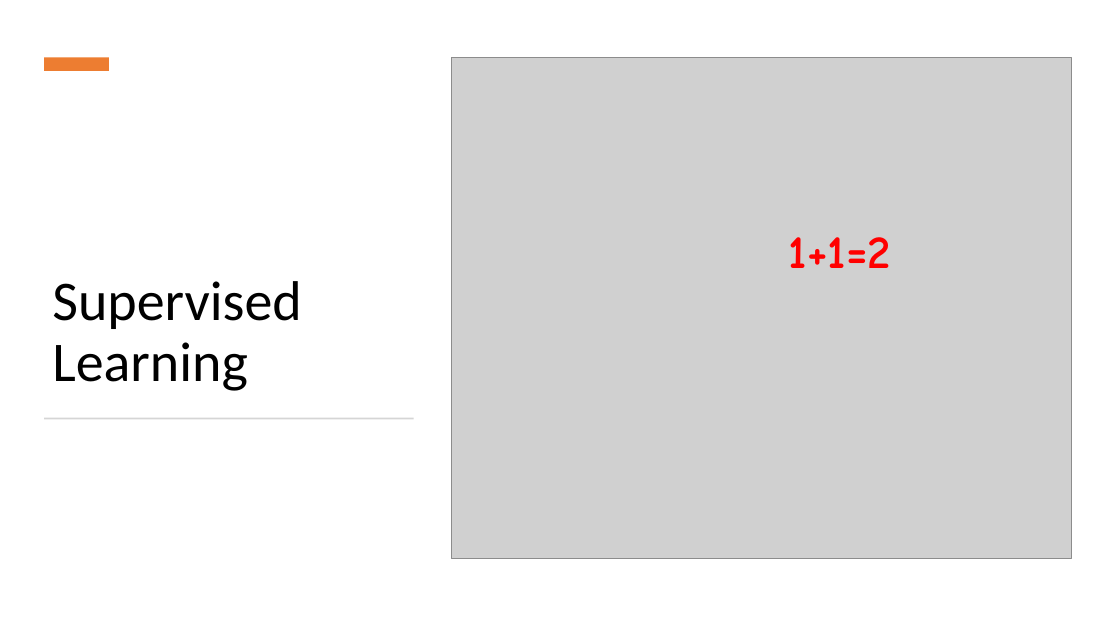
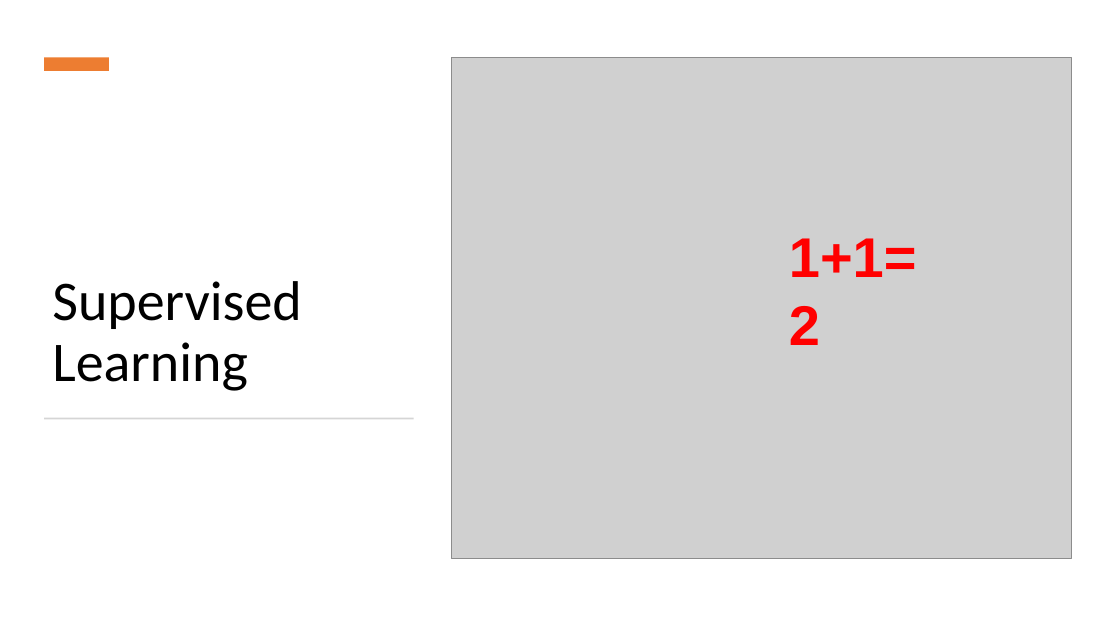
Before and after one commit to mhahsler/CS7320-AI, a slide deck: slide 4 of slides/19_ML_intro.pptx. Drawn at 1120x630 pixels with LibreOffice and Linux fonts; fonts in the diff are those of the drawing; grey boxes stand for pictures. Boxes give left, top, right and bottom in pixels: in the first picture for what was removed or moved away, otherwise in the second. Text is boxed around its words. In the diff, an @@ line names an element or a change of style, - is before the commit and + after.

```diff
--- a/slides/19_ML_intro.pptx
+++ b/slides/19_ML_intro.pptx
@@ text "1+1=2" at [789,238,917,345]: size 40 to 48 pt, font Comic Neue to Arial @@
```
Also in this commit, not shown: 1 other slide changed, 4 other files.
